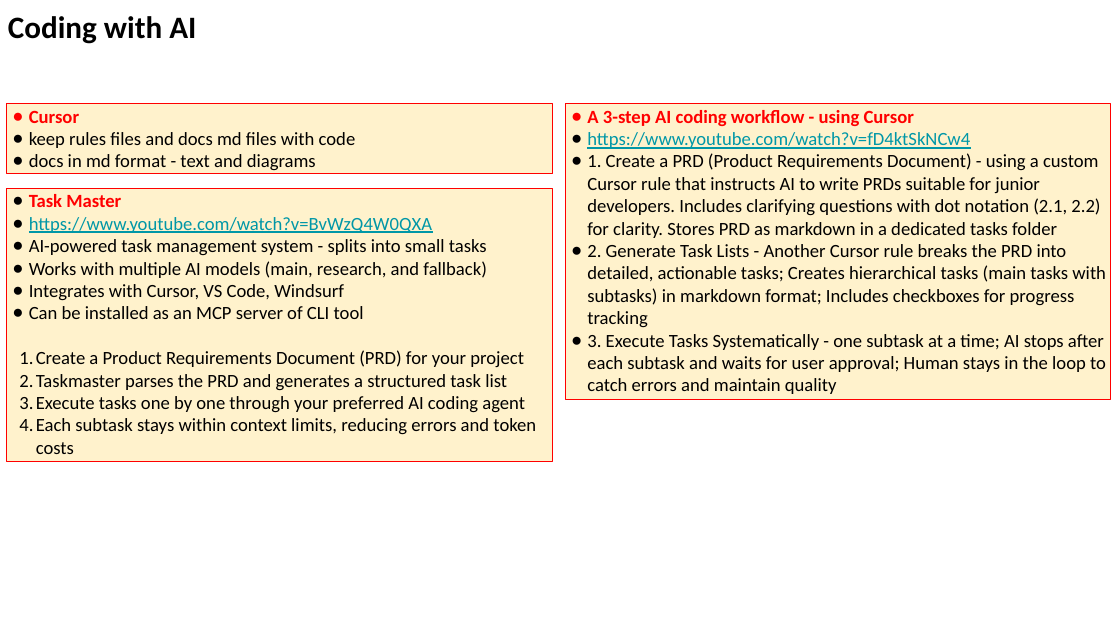
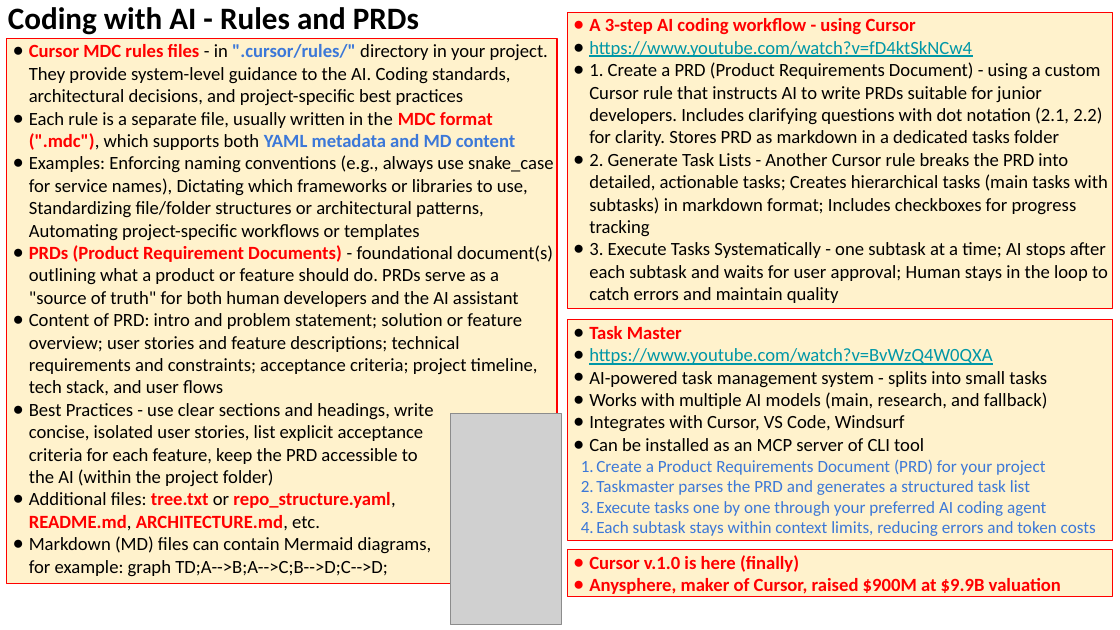
Before and after one commit to lselector/seminar, a slide deck: slide 17 of 2025/2025-06-06-AI-Updates.pptx. Drawn at 1120x630 pixels with LibreOffice and Linux fonts; fonts in the diff are those of the drawing; grey boxes stand for pictures. Boxes give left, top, right and bottom in pixels: in the first picture for what was removed or moved away, otherwise in the second. Text is boxed around its words. In the diff, an @@ line names an element or a change of style, - is before the commit and + after.

Commit message:
update

```diff
--- a/2025/2025-06-06-AI-Updates.pptx
+++ b/2025/2025-06-06-AI-Updates.pptx
@@ text at <box>8,7,419,35</box>: text changed @@
-Coding with AI
+Coding with AI - Rules and PRDs
@@ rectangle "A 3-step AI coding workflow ...": place and size @@
-rectangle "A 3-step AI coding workflow ..." at <box>566,103,1111,400</box>
+rectangle "A 3-step AI coding workflow ..." at <box>567,12,1112,309</box>
@@ rectangle "Cursor MDC rules files - ...": place and size @@
-rectangle "Cursor MDC rules files - ..." at <box>7,103,552,174</box>
+rectangle "Cursor MDC rules files - ..." at <box>7,38,557,584</box>
@@ text in rectangle at <box>29,44,554,577</box>: text changed @@
-● Cursor
-● keep rules files and docs md files with code
-● docs in md format - text and diagrams
+● Cursor MDC rules files - in ".cursor/rules/" directory in your project. They provide system-level guidance to the AI. Coding standards, architectural decisions, and project-specific best practices
+● Each rule is a separate file, usually written in the MDC format (".mdc"), which supports both YAML metadata and MD content
+● Examples: Enforcing naming conventions (e.g., always use snake_case for service names), Dictating which frameworks or libraries to use, Standardizing file/folder structures or architectural patterns, Automating project-specific workflows or templates
+● PRDs (Product Requirement Documents) - foundational document(s) outlining what a product or feature should do. PRDs serve as a "source of truth" for both human developers and the AI assistant
+● Content of PRD: intro and problem statement; solution or feature overview; user stories and feature descriptions; technical requirements and constraints; acceptance criteria; project timeline, tech stack, and user flows
+● Best Practices - use clear sections and headings, write
+  concise, isolated user stories, list explicit acceptance
+  criteria for each feature, keep the PRD accessible to
+  the AI (within the project folder)
+● Additional files: tree.txt or repo_structure.yaml,
+  README.md, ARCHITECTURE.md, etc.
+● Markdown (MD) files can contain Mermaid diagrams,
+  for example: graph TD;A-->B;A-->C;B-->D;C-->D;
@@ rectangle "Task Master": place and size @@
-rectangle "Task Master" at <box>7,188,552,461</box>
+rectangle "Task Master" at <box>567,319,1112,540</box>
@@ picture added at <box>450,414,561,625</box> @@
@@ text in rectangle at <box>596,459,1096,536</box>: size 12 to 11 pt, text colour #000000 to #3C78D8 in "Create a Product Requirements Document (PRD) for ...", "Taskmaster parses the PRD and generates a ...", "Execute tasks one by one through your ...", "Each subtask stays within context limits, reducing ..."; indent changed; bullet colour #000000 to #3C78D8 @@
@@ rectangle added at <box>567,550,1112,597</box>, fill #FFF2CC, outline #FF0000 0.75 pt, 12 pt, text #FF0000, bold @@
+● Cursor v.1.0 is here (finally)
+● Anysphere, maker of Cursor, raised $900M at $9.9B valuation
```
Also in this commit, not shown: 5 other slides changed.
